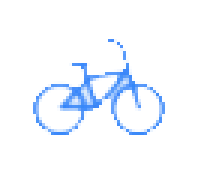
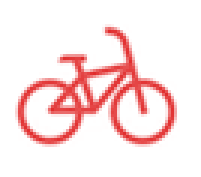
The second 201px x 177px image is a revision of the first. Changes to its layers:
added layer "Capa 3" above "Capa 2" over 15, 24, 177, 147
hid "Capa 2", painted on it over 15, 24, 177, 147
showed "Fondo" over 15, 24, 177, 147
